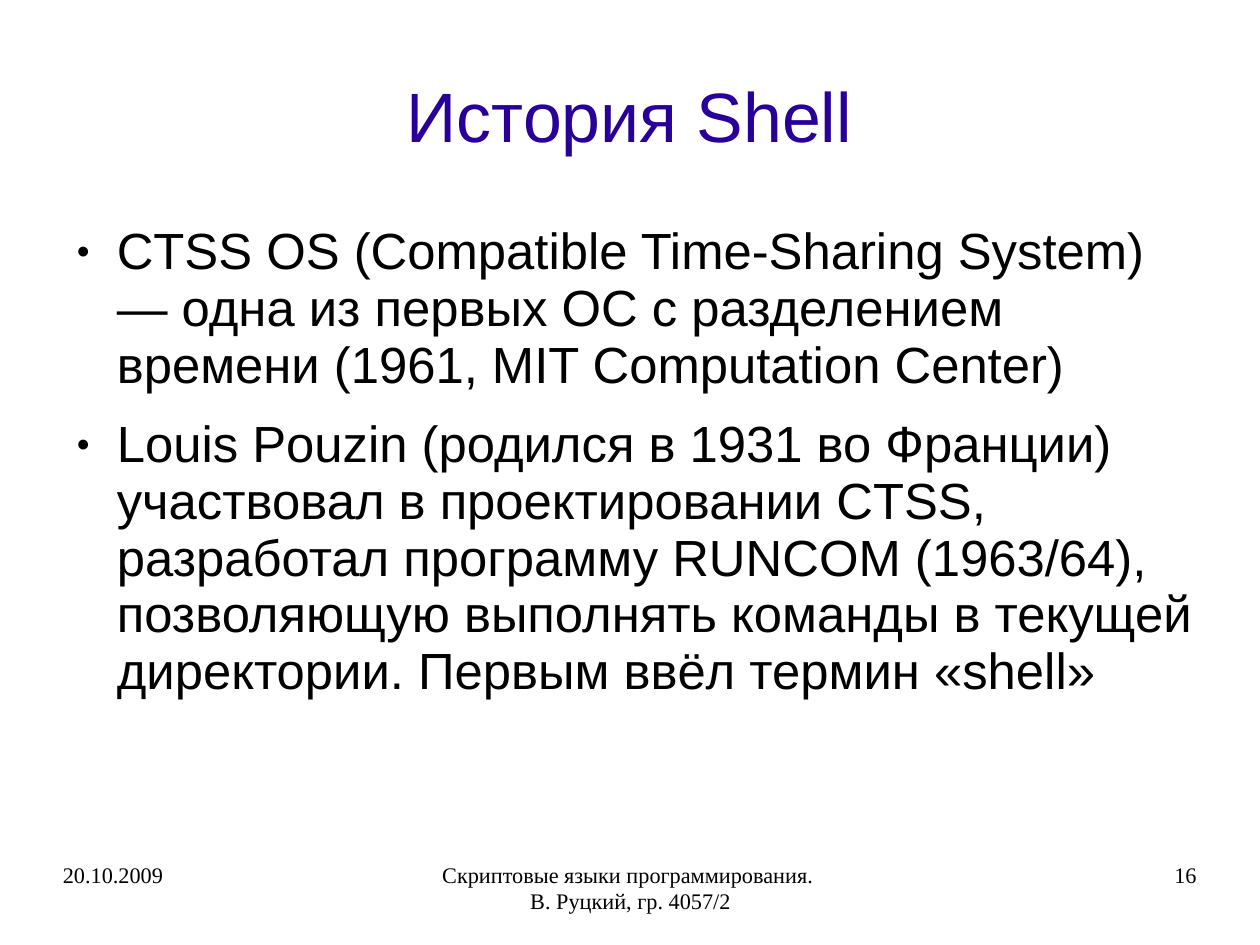
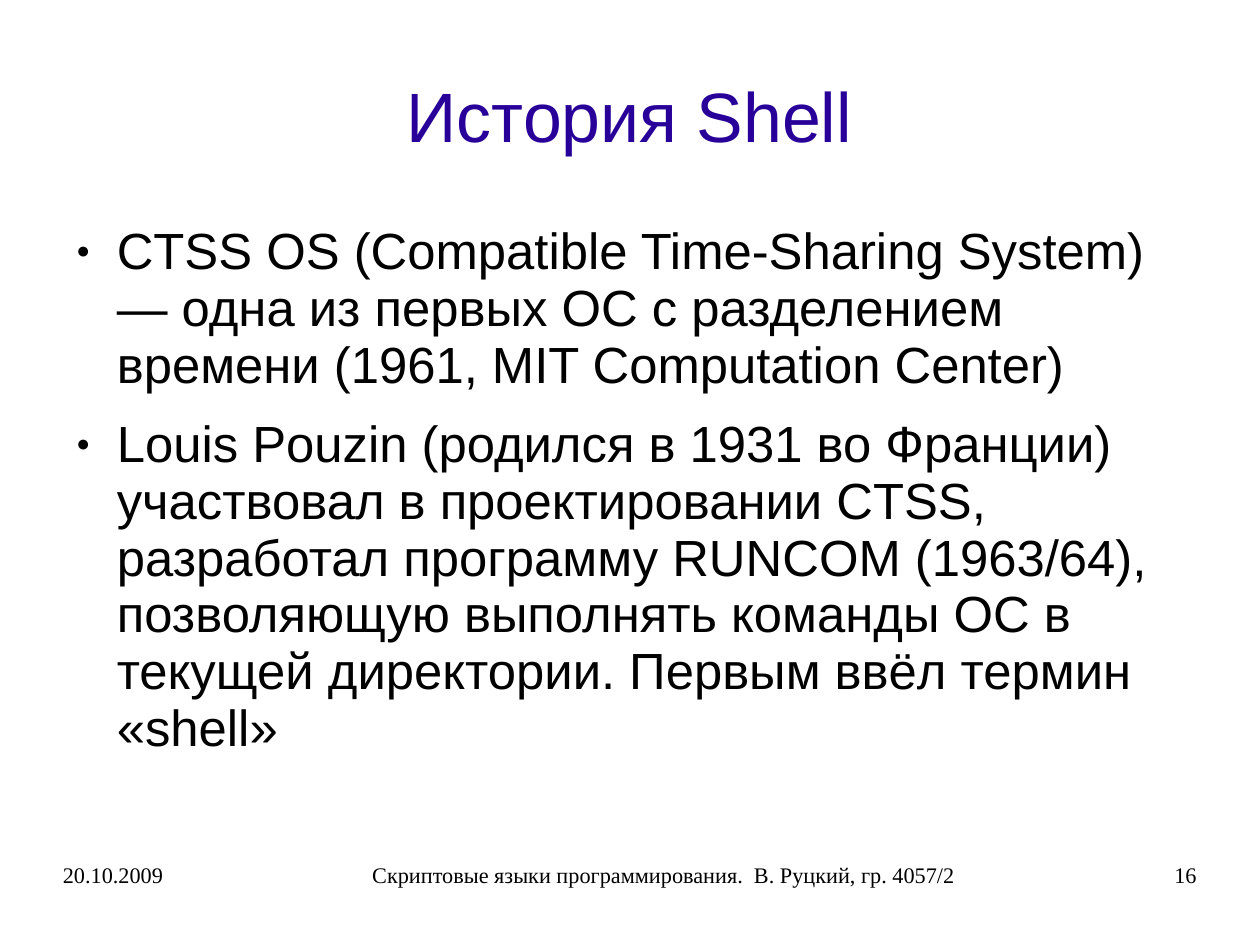
Before and after one commit to rutsky/semester07, a slide deck: slide 16 of Operation_systems/scripting_languages/40572_Rutsky_Scripting_languages.ppt. Drawn at 1260x945 pixels with LibreOffice and Linux fonts; fonts in the diff are those of the drawing. Boxes give left, top, right and bottom in pixels: in the first picture for what was removed or moved away, otherwise in the second. Text is boxed around its words. In the diff, an @@ line names an element or a change of style, - is before the commit and + after.

```diff
--- a/Operation_systems/scripting_languages/40572_Rutsky_Scripting_languages.ppt
+++ b/Operation_systems/scripting_languages/40572_Rutsky_Scripting_languages.ppt
@@ text at <box>117,425,1146,747</box>: text changed @@
-● Louis Pouzin (родился в 1931 во Франции) участвовал в проектировании CTSS, разработал программу RUNCOM (1963/64), позволяющую выполнять команды в текущей директории. Первым ввёл термин «shell»
+● Louis Pouzin (родился в 1931 во Франции) участвовал в проектировании CTSS, разработал программу RUNCOM (1963/64), позволяющую выполнять команды ОС в текущей директории. Первым ввёл термин «shell»
@@ text "Скриптовые языки программирования. В. Руцкий, ..." rewrapped from <box>442,868,812,914</box> to <box>372,867,954,888</box> @@
```
Also in this commit, not shown: 39 other slides changed, 31 slides added, 1 other file.
